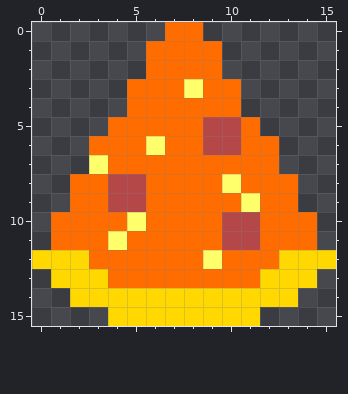
A pixel-art sprite gets an edit: assets/pizza.png. The picture above was drawn from the file before the commit.
The file is 16x16 pixels.
Now the later version:
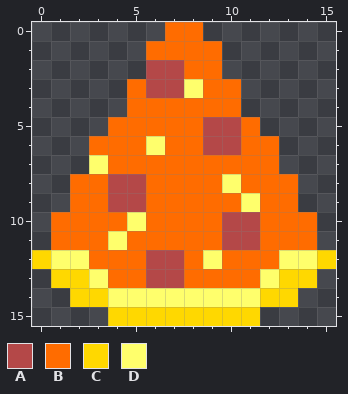
Palette (. is transparent): A #b44848  B #ff6c00  C #ffd800  D #ffff6c
Change:
Colour B gives way to colour A in rows 2 to 3 at x 6 to 7; in rows 12 to 13 at x 6 to 7.
Colour C gives way to colour D in row 12 at x 1 to 2 and 13 to 14; in row 13 at x 3 and 12; in row 14 at x 4 to 11.
